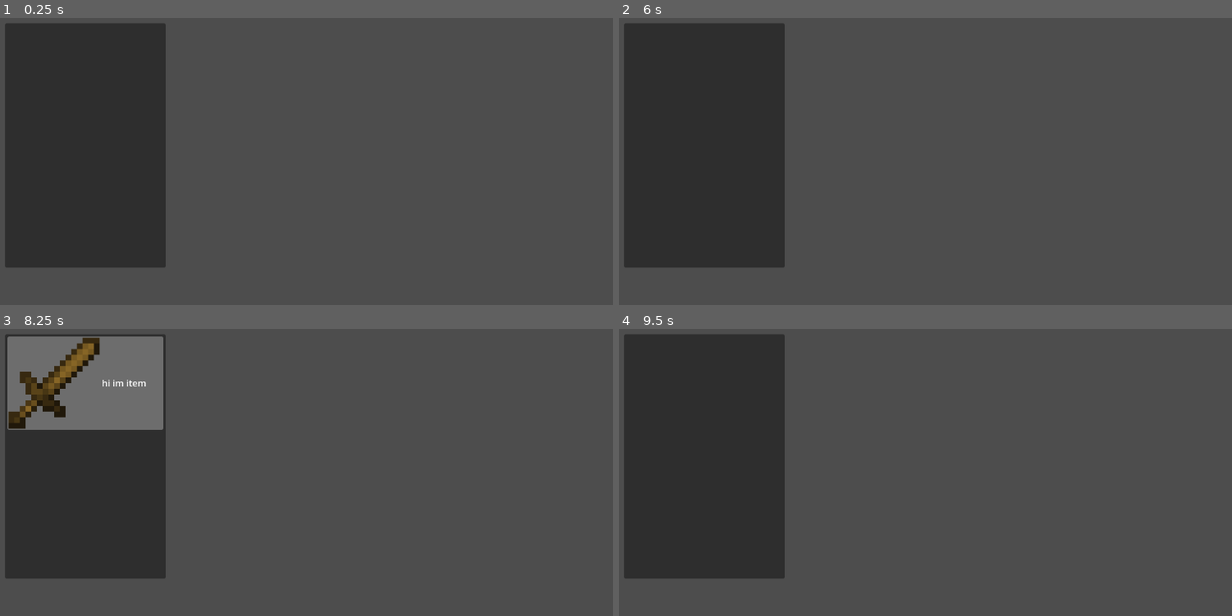
Above: before the commit, frames 1-4 (two rows, left to right).
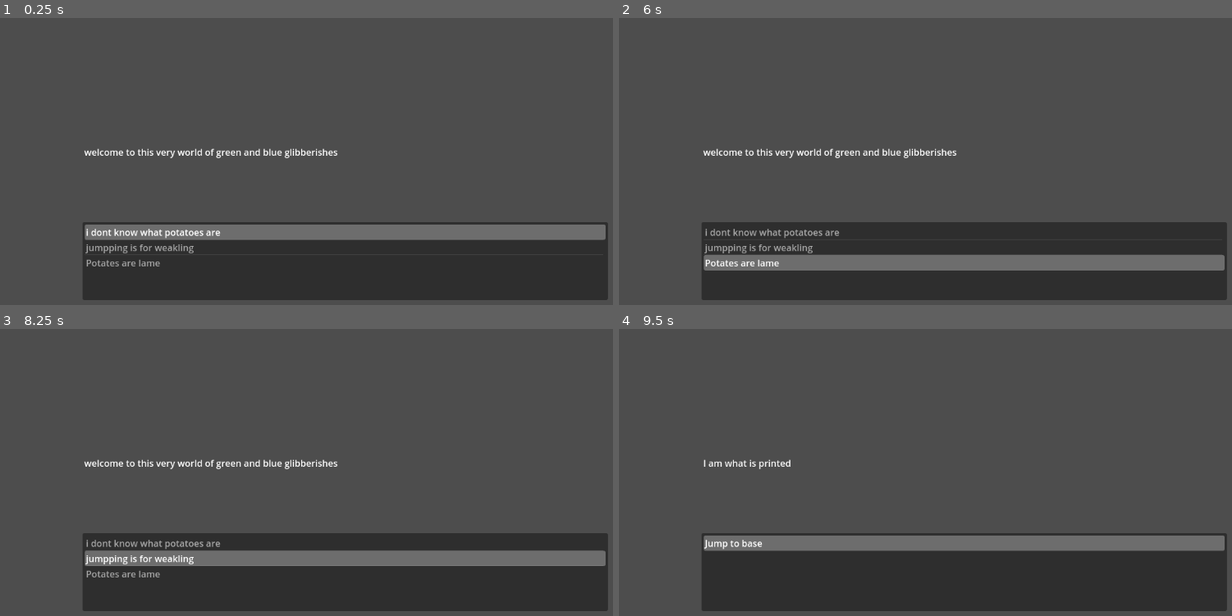
Above: after the commit, the same moments.

Repository: bthaus/Gamejam_winter_23_blank
Game: Godot game, scene res://main.tscn
The game is run twice, just before and just after one commit, with the same random seed, the same clock (stepped at 60 frames per second) and the same inputs.
Inputs:
- Up to frame 1 (0.25 s): no input
- Up to frame 2 (6 s): tap Enter at 0.5, 2, 3.5 s; hold W (up) 0.53-1.28 s; tap F (activate_item) at 0.6, 1.35, 2.3, 3.05, 3.6, 4.35, 5.3 s; tap Space at 1.25, 2.75, 5.75 s; hold S (down) 1.28-2.03 s; hold W (up) 2.03-3.53 s; tap E (pick_up_item) at 2.1, 5.1 s; tap Q (throw_item) at 2.85, 5.85 s; hold S (down) 3.53-5.78 s; tap Escape (close_menu) at 4.15 s; tap I (open_menu) at 4.9 s; hold W (up) from 5.78 s (still down)
- Up to frame 3 (8.25 s): tap F (activate_item) at 6.05, 6.6, 7.35 s; release W (up) at 8.03 s; hold S (down) from 8.03 s (still down); tap E (pick_up_item) at 8.1 s
- Up to frame 4 (9.5 s): keep holding S (down); tap F (activate_item) at 8.3, 9.05 s; tap Q (throw_item) at 8.85 s

The runs differ from the first frame. In frame 1, 42% of the frame differs, in the area x 0-100%, y 2-99%; in frame 2, 42%; in frame 3, 42%; in frame 4, 42%.
Error before the commit: Invalid access of index '-1' on a base object of type: 'Array'. (res://Inventory.gd:60)

Commit message:
add dialog functionality

Diff:
--- /dev/null
+++ b/DialogManager.gd
@@ -0,0 +1,103 @@
+
+
+
+extends Control
+var open=false;
+var index=0;
+var activeSnippet:DialogSnippet;
+var nodes=[]
+
+
+# Called when the node enters the scene tree for the first time.
+func _ready():
+	activeSnippet=$ItemList.get_child(0,false);
+	load_active_snippet();
+
+	pass # Replace with function body.
+
+func load_active_snippet():
+	$active.text=activeSnippet.dialog;
+	$ItemList.clear();
+	index=0;
+	nodes=activeSnippet.get_children(false);
+	for n in nodes:
+		$ItemList.add_item(n.dialogOption)
+	select_item()
+	pass
+func open_dialog():
+	visible=true;
+	open=true;
+	index=0;
+	$ItemList.select(0);
+	pass
+
+func close_dialog():
+	visible=false;
+	open=true;
+	index=0;
+
+	pass
+func select_item():
+	$ItemList.select(index);
+	$ItemList.ensure_current_is_visible()
+	pass
+
+
+
+
+func chose_selected_dialog_option():
+	activeSnippet=nodes[index];
+	activeSnippet.select_option();
+	if(activeSnippet.jumps):
+		var all=get_all_children($ItemList)
+		for n in all:
+			if(n.key==activeSnippet.jumpKey):
+				activeSnippet=n;
+
+	load_active_snippet()
+	pass
+
+
+func get_all_children(node):
+	var nodes=[];
+	for n in node.get_children():
+		if(n.get_child_count()>0):
+			nodes.append(n)
+			nodes.append_array(get_all_children(n))
+		else:
+			nodes.append(n)
+
+	return nodes;
+
+func move_index(val):
+	index=index+val;
+	if(index>$ItemList.item_count-1):
+		print("setting 0")
+		index=0;
+		return
+
+	if(index<0):
+		print("setting max")
+		index=$ItemList.item_count-1;
+		return
+
+
+
+	pass
+# Called every frame. 'delta' is the elapsed time since the previous frame.
+func _process(delta):
+	if(!open):
+		return;
+
+	if(Input.is_action_just_pressed("down")):
+		move_index(+1)
+		print(index)
+		select_item();
+	if(Input.is_action_just_pressed("up")):
+		move_index(-1)
+		print(index)
+		select_item()
+
+	if(Input.is_action_just_pressed("activate_item")):
+		chose_selected_dialog_option();
+	pass
--- /dev/null
+++ b/DialogManager.tscn
@@ -0,0 +1,74 @@
+[gd_scene load_steps=4 format=3 uid="uid://k0foyxvvwm4u"]
+
+[ext_resource type="Script" path="res://DialogManager.gd" id="1_grdvy"]
+[ext_resource type="PackedScene" uid="uid://dvts6n6ljwpjy" path="res://DialogSnippet.tscn" id="2_nv5xj"]
+[ext_resource type="Script" path="res://customdialog.gd" id="3_hdqbm"]
+
+[node name="Control" type="Control"]
+layout_mode = 3
+anchors_preset = 15
+anchor_right = 1.0
+anchor_bottom = 1.0
+offset_left = 74.0
+offset_top = 439.0
+offset_right = -79.0
+offset_bottom = -24.0
+grow_horizontal = 2
+grow_vertical = 2
+script = ExtResource("1_grdvy")
+
+[node name="ItemList" type="ItemList" parent="."]
+layout_mode = 0
+offset_top = 58.0
+offset_right = 923.0
+offset_bottom = 195.0
+
+[node name="Node" parent="ItemList" instance=ExtResource("2_nv5xj")]
+dialog = "welcome to this very world of green and blue glibberishes"
+dialogOption = "shouldnt be appearing"
+key = "base"
+
+[node name="Node" parent="ItemList/Node" instance=ExtResource("2_nv5xj")]
+script = ExtResource("3_hdqbm")
+dialog = "heeelooo"
+dialogOption = "i dont know what potatoes are"
+
+[node name="Node" parent="ItemList/Node/Node" instance=ExtResource("2_nv5xj")]
+dialog = "hello"
+dialogOption = "is anything real"
+
+[node name="Node2" parent="ItemList/Node/Node" instance=ExtResource("2_nv5xj")]
+dialog = "I am jumping to base"
+dialogOption = "Jump to base"
+jumps = true
+jumpKey = "base"
+
+[node name="Node2" parent="ItemList/Node" instance=ExtResource("2_nv5xj")]
+dialog = "my nose is yellow"
+dialogOption = "jumpping is for weakling"
+
+[node name="Node" parent="ItemList/Node/Node2" instance=ExtResource("2_nv5xj")]
+
+[node name="Node2" parent="ItemList/Node/Node2/Node" instance=ExtResource("2_nv5xj")]
+dialog = "I am jumping to base"
+dialogOption = "Jump to base"
+jumps = true
+jumpKey = "base"
+
+[node name="Node3" parent="ItemList/Node" instance=ExtResource("2_nv5xj")]
+dialog = "i like grenadiers"
+dialogOption = "Potates are lame"
+
+[node name="Node2" parent="ItemList/Node/Node3" instance=ExtResource("2_nv5xj")]
+dialog = "I am jumping to base"
+dialogOption = "Jump to base"
+jumps = true
+jumpKey = "base"
+
+[node name="active" type="Label" parent="."]
+layout_mode = 0
+offset_left = 3.0
+offset_top = -77.0
+offset_right = 918.0
+offset_bottom = 50.0
+text = "asdff"
--- /dev/null
+++ b/DialogSnippet.gd
@@ -0,0 +1,19 @@
+class_name DialogSnippet
+extends Node
+@export var dialog:String="I am what is printed"
+@export var dialogOption="I am what is printed in parentNode"
+@export var key:String="for jumps"
+@export var jumps:bool=false;
+@export var jumpKey:String="-1";
+
+# Called when the node enters the scene tree for the first time.
+func _ready():
+
+	pass # Replace with function body.
+
+func select_option():
+	print("not overwritten")
+	pass
+# Called every frame. 'delta' is the elapsed time since the previous frame.
+func _process(delta):
+	pass
--- /dev/null
+++ b/DialogSnippet.tscn
@@ -0,0 +1,6 @@
+[gd_scene load_steps=2 format=3 uid="uid://dvts6n6ljwpjy"]
+
+[ext_resource type="Script" path="res://DialogSnippet.gd" id="1_n6d7o"]
+
+[node name="Node" type="Node"]
+script = ExtResource("1_n6d7o")
--- a/Inventory.tscn
+++ b/Inventory.tscn
@@ -3,6 +3,7 @@
 [ext_resource type="Script" path="res://Inventory.gd" id="1_bhxuf"]
 
 [node name="Inventory" type="Control"]
+visible = false
 layout_mode = 3
 anchors_preset = 15
 anchor_right = 1.0
--- /dev/null
+++ b/customdialog.gd
@@ -0,0 +1,15 @@
+extends "res://DialogSnippet.gd"
+
+
+# Called when the node enters the scene tree for the first time.
+func _ready():
+	pass # Replace with function body.
+
+func select_option():
+	print("overwritten")
+	jumps=true;
+	jumpKey="base"
+	pass
+# Called every frame. 'delta' is the elapsed time since the previous frame.
+func _process(delta):
+	pass
--- a/input.gd
+++ b/input.gd
@@ -11,10 +11,10 @@
 func _process(delta):
 	if (Input.is_action_pressed("open_menu")):
 		print("menu opened")
-		$Inventory.open_inventory();
+		$Dialog.open_dialog();
 
 	if (Input.is_action_pressed("close_menu")):
-		$Inventory.close_inventory();
+		$Dialog.close_dialog();
 	if(Input.is_action_just_pressed("pick_up_item")):
 		$Inventory.add_item($Item)
 
--- a/main.tscn
+++ b/main.tscn
@@ -1,10 +1,11 @@
-[gd_scene load_steps=6 format=3 uid="uid://b33gxvlbos83x"]
+[gd_scene load_steps=7 format=3 uid="uid://b33gxvlbos83x"]
 
 [ext_resource type="Script" path="res://input.gd" id="1_qt5fh"]
 [ext_resource type="PackedScene" uid="uid://cjj1w71tvqbu3" path="res://Inventory.tscn" id="2_by6dr"]
 [ext_resource type="PackedScene" uid="uid://bg0iu2xvgfl1o" path="res://item.tscn" id="3_4dhel"]
 [ext_resource type="PackedScene" uid="uid://b2yoqiafa7tqj" path="res://InventoryRepresentation.tscn" id="3_cv482"]
 [ext_resource type="Texture2D" uid="uid://duiie6d52di2h" path="res://Assets/Inventory/Wooden_Sword_JE2_BE2.png" id="5_dij83"]
+[ext_resource type="PackedScene" uid="uid://k0foyxvvwm4u" path="res://DialogManager.tscn" id="6_1cs50"]
 
 [node name="main" type="Node2D"]
 script = ExtResource("1_qt5fh")
@@ -21,3 +22,9 @@
 
 [node name="itemrep" parent="Item" instance=ExtResource("3_cv482")]
 texture = ExtResource("5_dij83")
+
+[node name="Dialog" parent="." instance=ExtResource("6_1cs50")]
+offset_left = 158.0
+offset_top = 437.0
+offset_right = 158.0
+offset_bottom = 437.0
--- a/new_script.gd
+++ /dev/null
@@ -1 +0,0 @@
-extends Object
--- a/node_2d.tscn
+++ /dev/null
@@ -1,13 +0,0 @@
-[gd_scene load_steps=3 format=3 uid="uid://8gtobl6i40fx"]
-
-[ext_resource type="Script" path="res://InventorySystem.gd" id="1_l8yqx"]
-[ext_resource type="Texture2D" uid="uid://brci7rbthftrn" path="res://Assets/Inventory/Background.png" id="2_q20tn"]
-
-[node name="Node2D" type="Node2D"]
-script = ExtResource("1_l8yqx")
-
-[node name="Background" type="Sprite2D" parent="."]
-self_modulate = Color(0.6, 0.45098, 0.380392, 0.65098)
-position = Vector2(563, 325.5)
-scale = Vector2(1.14347, 1.19295)
-texture = ExtResource("2_q20tn")
